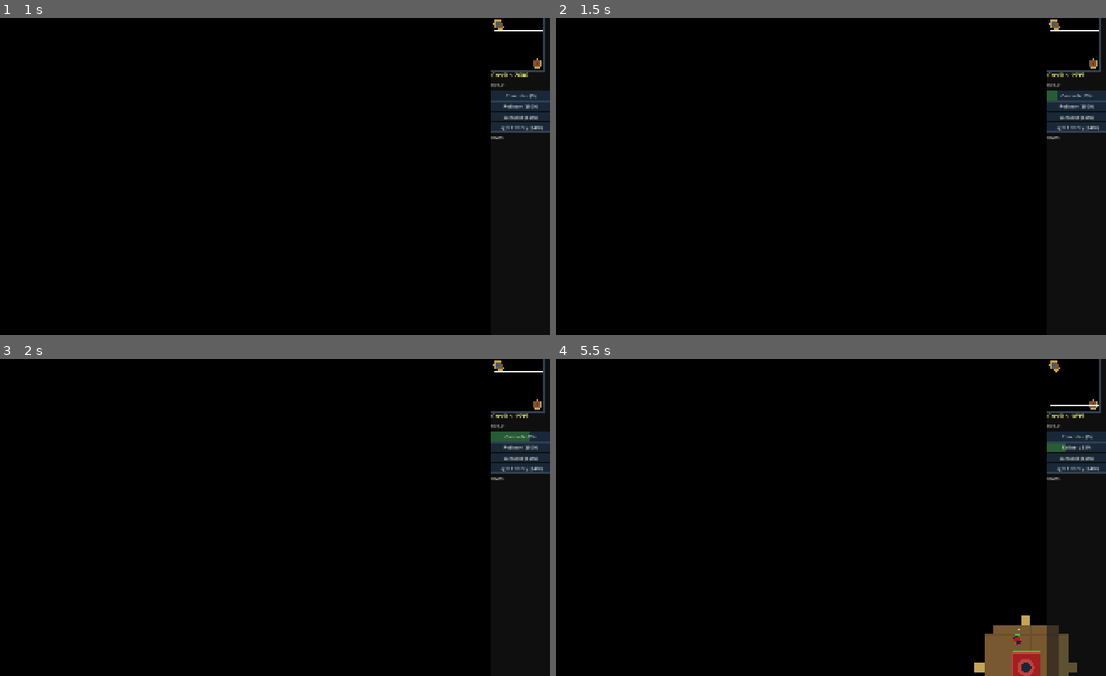
Above: before the commit, frames 1-4 (two rows, left to right).
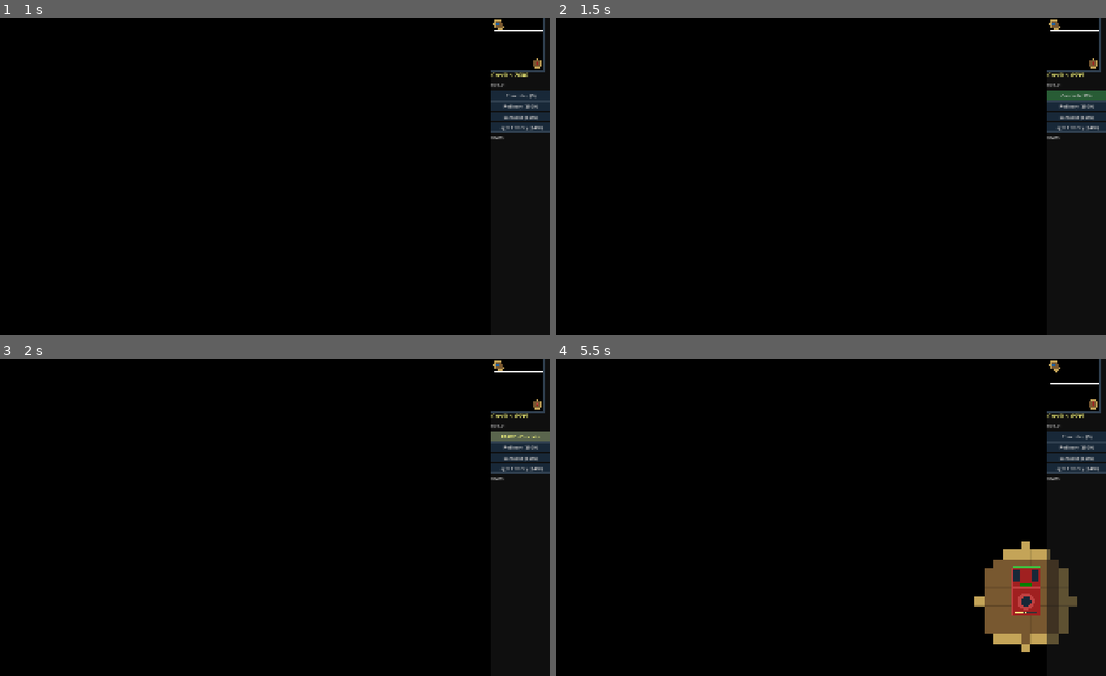
Above: after the commit, the same moments.

Repository: gfeyer/games
Game: Godot game, scene res://main.tscn
Two runs of this game, one before a commit and one after it. Both use one fixed random seed, a clock stepped at 60 frames per second and the inputs below.
Inputs (mouse positions are in pixels of both pictures, inside the frame that each line leads up to):
- Up to frame 1 (1 s): tap Enter at 0.5 s; drag from (522, 43) to (55, 87) at 0.52 s
- Up to frame 2 (1.5 s): tap Space at 1.25 s; drag from (1078, 94) to (798, 239) at 1.27 s
- Up to frame 3 (2 s): no input
- Up to frame 4 (5.5 s): move the mouse to (1078, 447) at 2.02 s; hold D (camera_right) 2.03-2.75 s; click (1078, 447) at 2.17 s; drag from (1078, 457) to (655, 469) at 2.77 s; drag from (1078, 466) to (853, 517) at 3.52 s; drag from (655, 469) to (737, 438) at 4.27 s; tap Enter at 5 s; move the mouse to (853, 517) at 5.02 s; hold S (camera_down) from 5.03 s (still down); click (853, 517) at 5.17 s

Frame 1 is identical in both runs. In frame 2, 0.3% of the frame differs, in the area x 91-100%, y 17-26%; in frame 3, 0.3%; in frame 4, 5.9%, in the area x 76-99%, y 7-100%.

Commit message:
Add debug variables for faster testing
Added to game_manager.gd:
- debug_game_speed (2x) - speeds up entire game
- debug_production_speed (3x) - faster building/unit production
- debug_harvest_speed (3x) - faster spice harvesting
- debug_credits_multiplier - multiply starting credits
- debug_bonus_credits (5000) - extra starting credits for player

Diff:
--- a/dune2/autoload/game_manager.gd
+++ b/dune2/autoload/game_manager.gd
@@ -7,6 +7,21 @@
 signal unit_destroyed(unit: Node2D)
 signal game_over(winner: int)
 signal selection_changed(selected: Array)
+
+# =============================================================================
+# DEBUG SETTINGS - Set these to speed up testing
+# =============================================================================
+## Game speed multiplier (1.0 = normal, 2.0 = 2x speed, etc.)
+@export var debug_game_speed: float = 2.0
+## Production speed multiplier for buildings (1.0 = normal)
+@export var debug_production_speed: float = 3.0
+## Harvesting speed multiplier (1.0 = normal)
+@export var debug_harvest_speed: float = 3.0
+## Starting credits multiplier (1.0 = normal, 10.0 = 10x starting credits)
+@export var debug_credits_multiplier: float = 1.0
+## Give player extra credits at start
+@export var debug_bonus_credits: int = 5000
+# =============================================================================
 
 enum GameState { MENU, PLAYING, PAUSED, GAME_OVER }
 
@@ -38,12 +53,16 @@
 var enemy_faction: int = Constants.Faction.HARKONNEN
 
 func _ready() -> void:
-	pass
+	# Apply debug game speed
+	if debug_game_speed != 1.0:
+		Engine.time_scale = debug_game_speed
 
 func start_game() -> void:
 	current_state = GameState.PLAYING
-	credits[Constants.Faction.ATREIDES] = Constants.STARTING_CREDITS
-	credits[Constants.Faction.HARKONNEN] = Constants.STARTING_CREDITS
+	# Apply debug credits multiplier and bonus
+	var starting = int(Constants.STARTING_CREDITS * debug_credits_multiplier) + debug_bonus_credits
+	credits[Constants.Faction.ATREIDES] = starting
+	credits[Constants.Faction.HARKONNEN] = int(Constants.STARTING_CREDITS * debug_credits_multiplier)
 
 func get_credits(faction: int) -> int:
 	return credits.get(faction, 0)
--- a/dune2/buildings/building.gd
+++ b/dune2/buildings/building.gd
@@ -186,7 +186,7 @@
 	if current_production == "":
 		return
 
-	production_progress += delta
+	production_progress += delta * GameManager.debug_production_speed
 	if production_progress >= production_time:
 		complete_production()
 
--- a/dune2/units/harvester.gd
+++ b/dune2/units/harvester.gd
@@ -166,7 +166,7 @@
 			return_to_refinery()
 		return
 
-	harvest_timer += delta
+	harvest_timer += delta * GameManager.debug_harvest_speed
 	if harvest_timer >= 1.0:
 		harvest_timer = 0.0
 		var harvested = terrain_manager.harvest_spice(current_grid, 1)
Not shown, changed: dune2/docs/index.html
Not shown, changed: dune2/docs/index.pck
